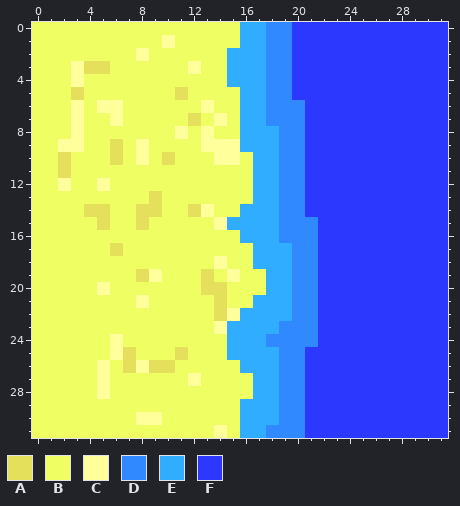
A pixel-art sprite gets an edit: assets/sableau2.png. Above: the version before the commit.
The file is 32x32 pixels.
Palette (. is transparent): A #e5e05b  B #efff63  C #ffff9b  D #3189ff  E #31adff  F #2d38ff
Pixels before, first column x 0:
 0 BBBBBBBBBBBBBBBBEEDDFFFFFFFFFFFF
 1 BBBBBBBBBBCBBBBBEEDDFFFFFFFFFFFF
 2 BBBBBBBBCBBBBBBEEEDDFFFFFFFFFFFF
 3 BBBCAABBBBBBCBBEEEDDFFFFFFFFFFFF
 4 BBBCBBBBBBBBBBBEEEDDFFFFFFFFFFFF
 5 BBBABBBBBBBABBBBEEDDFFFFFFFFFFFF
 6 BBBCBCCBBBBBBCBBEEDDDFFFFFFFFFFF
 7 BBBCBBCBBBBBABCBEEDDDFFFFFFFFFFF
 8 BBBCBBBBBBBCBCBBEEEDDFFFFFFFFFFF
 9 BBCCBBABCBBBBCCCEEEDDFFFFFFFFFFF
10 BBABBBABCBABBBCCBEEDDFFFFFFFFFFF
11 BBABBBBBBBBBBBBBBEEDDFFFFFFFFFFF
12 BBCBBCBBBBBBBBBBBEEDDFFFFFFFFFFF
13 BBBBBBBBBABBBBBBBEEDDFFFFFFFFFFF
14 BBBBAABBAABBACBBEEEDDFFFFFFFFFFF
15 BBBBBABBABBBBBCEEEEDDDFFFFFFFFFF
16 BBBBBBBBBBBBBBBBEEEDDDFFFFFFFFFF
17 BBBBBBABBBBBBBBBBEEEDDFFFFFFFFFF
18 BBBBBBBBBBBBBBCBBEEEDDFFFFFFFFFF
19 BBBBBBBBACBBBABCBBEEDDFFFFFFFFFF
20 BBBBBCBBBBBBBAABBBEEDDFFFFFFFFFF
21 BBBBBBBBCBBBBBABBEEEDDFFFFFFFFFF
22 BBBBBBBBBBBBBBACEEEEDDFFFFFFFFFF
23 BBBBBBBBBBBBBBCEEEEDDDFFFFFFFFFF
24 BBBBBBCBBBBBBBBEEEDDDDFFFFFFFFFF
25 BBBBBBCABBBABBBEEEEDDFFFFFFFFFFF
26 BBBBBCBACAABBBBBEEEDDFFFFFFFFFFF
27 BBBBBCBBBBBBCBBBBEEDDFFFFFFFFFFF
28 BBBBBCBBBBBBBBBBBEEDDFFFFFFFFFFF
29 BBBBBBBBBBBBBBBBEEEDDFFFFFFFFFFF
30 BBBBBBBBCCBBBBBBEEEDDFFFFFFFFFFF
31 BBBBBBBBBBBBBBCBEEDDDFFFFFFFFFFF
After:
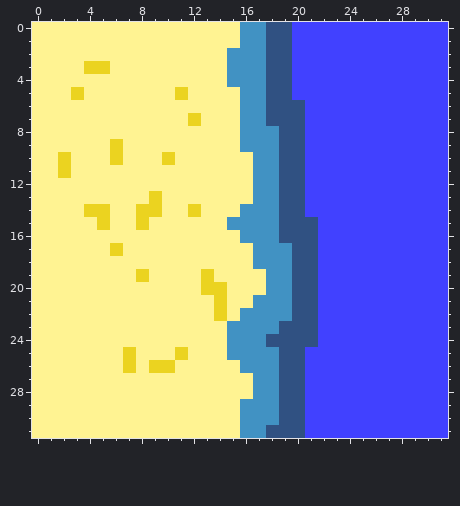
The exact change:
{"colour":"A","old":"#e5e05b","new":"#ebd320"}
{"colour":"B","old":"#efff63","new":"#fff392"}
{"colour":"D","old":"#3189ff","new":"#305182"}
{"colour":"E","old":"#31adff","new":"#4192c3"}
{"colour":"F","old":"#2d38ff","new":"#4141ff"}
{"y":1,"x":10,"old":"C","new":"B"}
{"y":2,"x":8,"old":"C","new":"B"}
{"y":3,"x":3,"old":"C","new":"B"}
{"y":3,"x":12,"old":"C","new":"B"}
{"y":4,"x":3,"old":"C","new":"B"}
{"y":6,"x":3,"old":"C","new":"B"}
{"y":6,"x":5,"old":"CC","new":"BB"}
{"y":6,"x":13,"old":"C","new":"B"}
{"y":7,"x":3,"old":"C","new":"B"}
{"y":7,"x":6,"old":"C","new":"B"}
{"y":7,"x":14,"old":"C","new":"B"}
{"y":8,"x":3,"old":"C","new":"B"}
{"y":8,"x":11,"old":"C","new":"B"}
{"y":8,"x":13,"old":"C","new":"B"}
{"y":9,"x":2,"old":"CC","new":"BB"}
{"y":9,"x":8,"old":"C","new":"B"}
{"y":9,"x":13,"old":"CCC","new":"BBB"}
{"y":10,"x":8,"old":"C","new":"B"}
{"y":10,"x":14,"old":"CC","new":"BB"}
{"y":12,"x":2,"old":"C","new":"B"}
{"y":12,"x":5,"old":"C","new":"B"}
{"y":14,"x":13,"old":"C","new":"B"}
{"y":15,"x":14,"old":"C","new":"B"}
{"y":18,"x":14,"old":"C","new":"B"}
{"y":19,"x":9,"old":"C","new":"B"}
{"y":19,"x":15,"old":"C","new":"B"}
{"y":20,"x":5,"old":"C","new":"B"}
{"y":21,"x":8,"old":"C","new":"B"}
{"y":22,"x":15,"old":"C","new":"B"}
{"y":23,"x":14,"old":"C","new":"B"}
{"y":24,"x":6,"old":"C","new":"B"}
{"y":25,"x":6,"old":"C","new":"B"}
{"y":26,"x":5,"old":"C","new":"B"}
{"y":26,"x":8,"old":"C","new":"B"}
{"y":27,"x":5,"old":"C","new":"B"}
{"y":27,"x":12,"old":"C","new":"B"}
{"y":28,"x":5,"old":"C","new":"B"}
{"y":30,"x":8,"old":"CC","new":"BB"}
{"y":31,"x":14,"old":"C","new":"B"}
{"label":"changed","picture_box":[32,22,448,438]}
